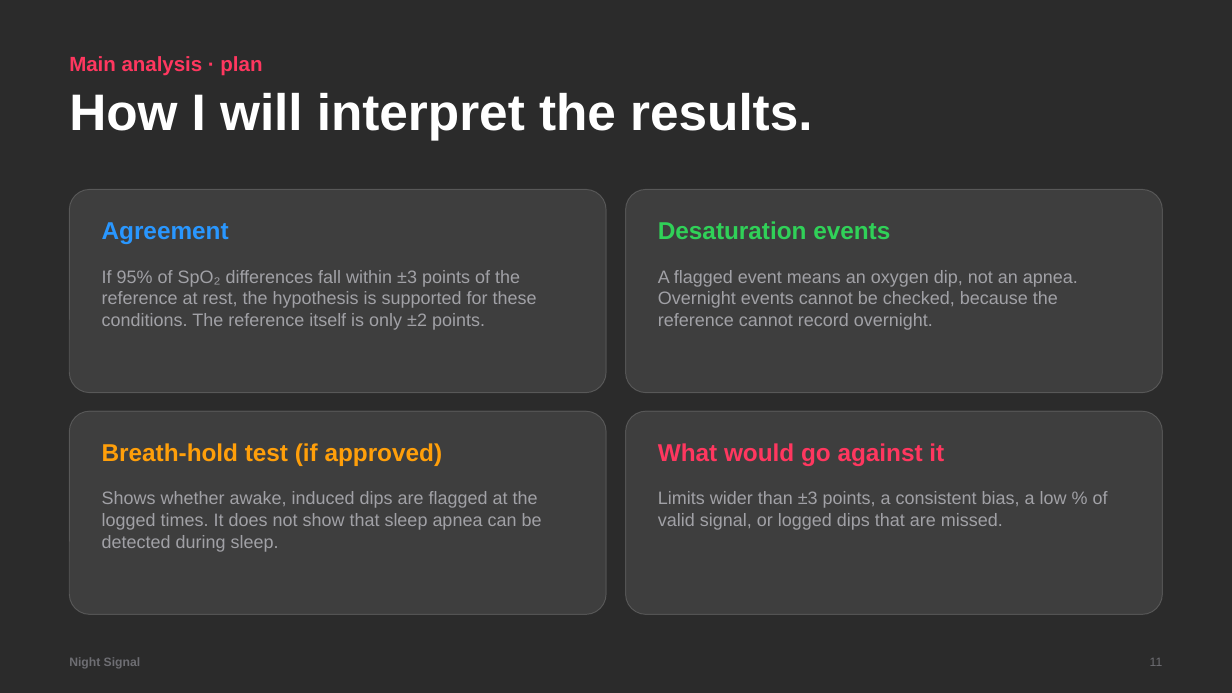
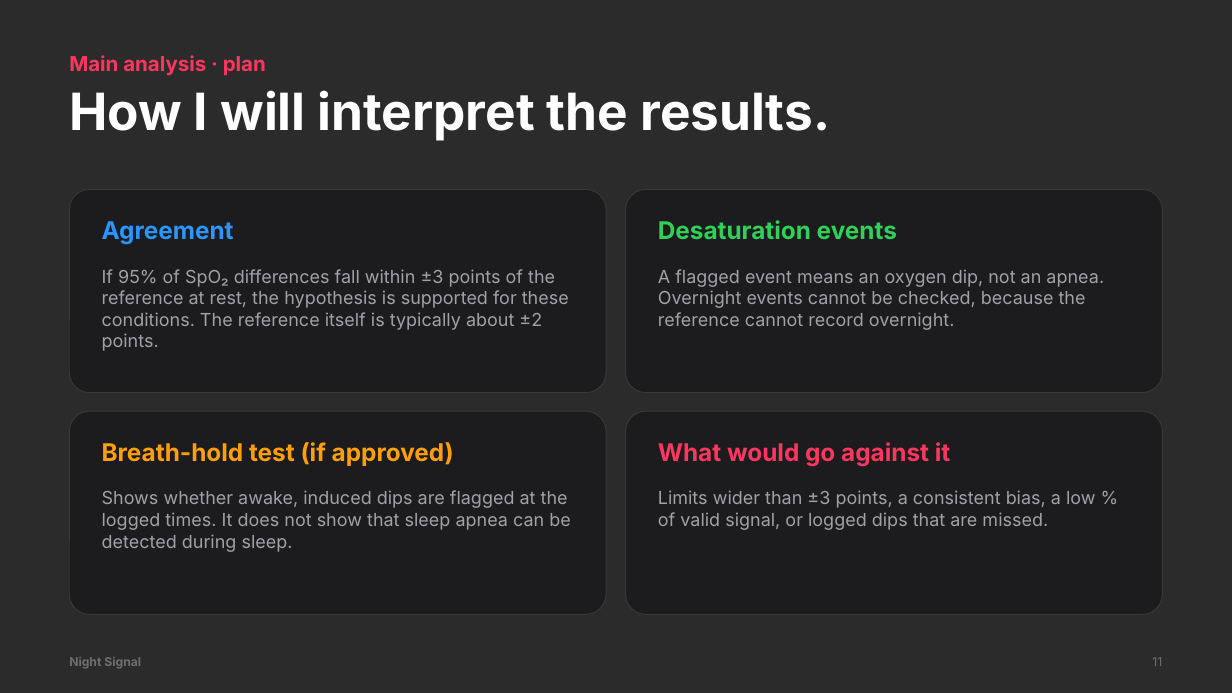
Before and after one commit to gabrielamamanestudent-wq/teetomivV2, a slide deck: slide 11 of science-fair/night-signal/Night_Signal_Presentation.pptx. Drawn at 1232x693 pixels with LibreOffice and Linux fonts; fonts in the diff are those of the drawing; background and template pictures are left out; a plain dark background stands for a picture behind light text. Boxes give left, top, right and bottom in pixels: in the first picture for what was removed or moved away, otherwise in the second. Text is boxed around its words. In the diff, an @@ line names an element or a change of style, - is before the commit and + after.

```diff
--- a/science-fair/night-signal/Night_Signal_Presentation.pptx
+++ b/science-fair/night-signal/Night_Signal_Presentation.pptx
@@ text at [102,269,569,351]: text changed; font Arial to Inter @@
-If 95% of SpO₂ differences fall within ±3 points of the reference at rest, the hypothesis is supported for these conditions. The reference itself is only ±2 points.
+If 95% of SpO₂ differences fall within ±3 points of the reference at rest, the hypothesis is supported for these conditions. The reference itself is typically about ±2 points.
@@ fill #FFFFFF at 9% opacity to #1C1C1E; outline #FFFFFF 0.75 pt to #38383A 0.75 pt in 4 elements at [69,189,606,393], [626,189,1163,393], [69,411,606,615], [626,411,1163,615] @@
@@ font Arial to Inter in 10 elements at [69,55,266,76], [69,90,830,141], [102,221,234,245], [658,220,897,240], [658,269,1104,330], [102,442,454,466], [102,490,571,552], [658,442,951,467], [658,490,1096,530], [1152,657,1162,666] @@
```
Also in this commit, not shown: 18 other slides changed, 15 other files.
